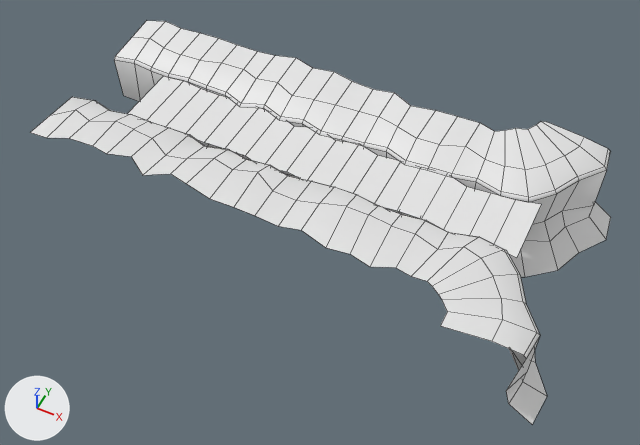
Before and after pictures for a commit that changed the FBX model PressPlay.Tentacles.Win/PressPlay.Tentacles.WinContent/Models/level_entrance.FBX.
Camera for both pictures: a camera (50 mm lens) standing at (14.9, -30.3, 32.5) and looking at (0.6, -1.5, -3.4). Lighting does not change. The marker at lower left points along +X, +Y and +Z. Mesh edges are drawn as thin lines. Objects named as collision shapes, trigger or cutter boxes, shadow casters or lower levels of detail are left out. Where no turn or scale is listed for an object, it has been applied to the vertices.

Before the edit, the objects in view are built like this:
```python
me_level_entrance = bpy.data.meshes.new('level_entrance')
me_level_entrance.from_pydata(...)  # 318 vertices, 272 faces; spans x -14.7..14.7, y -7.7..7.4, z -4.8..0.7
me_ncl1_2 = bpy.data.meshes.new('_ncl1_2')
me_ncl1_2.from_pydata(...)  # 39 vertices, 18 faces; spans x -11.3..11.3, y -2.1..2.1, z -0.1
ob_level_entrance = bpy.data.objects.new('level_entrance', me_level_entrance)
ob_level_entrance.location = (0.0, 0.0, 0.0)
ob_level_entrance_overlay = bpy.data.objects.new('level_entrance_overlay', me_ncl1_2)
ob_level_entrance_overlay.location = (0.0, 0.0, 0.0)
```
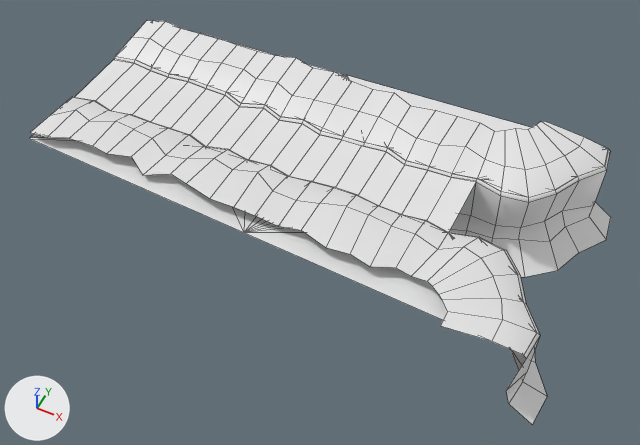
The newer file is also turned or shifted as a whole; pictures and numbers use the older file's frame.

Where the change shows, as pixel boxes (x1, y1, x2, y2) in the pictures (640 x 445 px):
'level_entrance_overlay', mesh moved: before (128, 77, 541, 258); after (75, 59, 476, 232)
'level_entrance_collider_X', added: after (29, 20, 531, 355)

The change in detail:
me_ncl1_2 has 39 vertices, 18 faces and spans x -11.3..11.3, y -2.1..2.1, z -0.1.
me_ncl1_2 is used by ob_level_entrance_overlay; location (0.0, 0.0, 0.0).
me_ncl1_2 part 1: the whole mesh is moved by (-3.5, 0.1, 0.0).
Mesh me_ncl1_3 is new.
It has 59 vertices, 52 faces and spans x -14.8..13.4, y -7.2..7.2, z 0.0.
Object 'level_entrance_collider_X' (ob_level_entrance_collider_x) is new; it shows me_ncl1_3.
Its location is (0.0, 0.0, 0.0).
